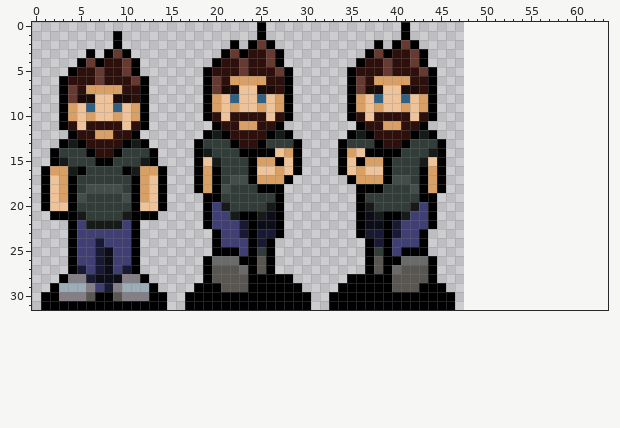
Pixel-art file, stored at assets/images/matt.ase. Above: the version before the commit.
48x32 pixels, 1 frame. The old version is drawn lined up with the new one, on the new canvas.
And afterwards:
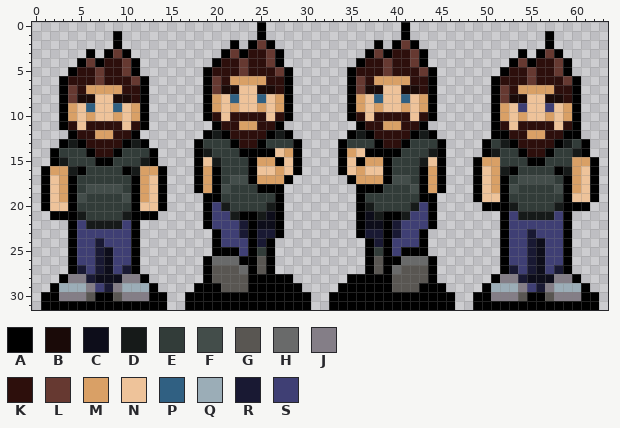
Palette (. is transparent): A #000000  B #1a0a08  C #0d0d1a  D #161a19  E #323c39  F #434d4a  G #595652  H #696a6a  J #847e87  K #2d0f0c  L #663931  M #d9a066  N #eec39a  P #306082  Q #9badb7  R #191933  S #3f3f74
Change:
{"change": "canvas 48x32 -> 64x32"}
{"y":1,"x":57,"old":".","new":"A"}
{"y":2,"x":57,"old":".","new":"A"}
{"y":3,"x":54,"old":".","new":"A"}
{"y":3,"x":56,"old":"...","new":"ALA"}
{"y":4,"x":53,"old":".......","new":"ALAKKLA"}
{"y":5,"x":52,"old":"........","new":"AKKLKKLA"}
{"y":6,"x":51,"old":"..........","new":"AKKKLKKKLA"}
{"y":7,"x":51,"old":"..........","new":"ALKMMMMKKA"}
{"y":8,"x":51,"old":"..........","new":"ALBBNNBBKA"}
{"y":9,"x":51,"old":"..........","new":"AMNSNNSNMA"}
{"y":10,"x":51,"old":"..........","new":"AMNMNNMNMA"}
{"y":11,"x":51,"old":"..........","new":"AKNKKKKNKA"}
{"y":12,"x":51,"old":"..........","new":"AAKKMMKKAA"}
{"y":13,"x":50,"old":"............","new":"AEDAKKKKADEA"}
{"y":14,"x":50,"old":"............","new":"ADEEAKKAEEDA"}
{"y":15,"x":49,"old":"..............","new":"AMMEEEAAEEEMMA"}
{"y":16,"x":49,"old":"..............","new":"ANMDAEEEEADMNA"}
{"y":17,"x":49,"old":"..............","new":"ANMAEFFFFEAMNA"}
{"y":18,"x":49,"old":"..............","new":"ANMAFEEEEFAMNA"}
{"y":19,"x":49,"old":"..............","new":"ANNAEEEEEEANNA"}
{"y":20,"x":50,"old":"............","new":"AAADEEEEDAAA"}
{"y":21,"x":52,"old":"........","new":"ASDDDDSA"}
{"y":22,"x":52,"old":"........","new":"ASSSSSSA"}
{"y":23,"x":52,"old":"........","new":"ASSRSSSA"}
{"y":24,"x":52,"old":"........","new":"ASSRCSSA"}
{"y":25,"x":52,"old":"........","new":"ASSRCSSA"}
{"y":26,"x":52,"old":"........","new":"ASSRCSSA"}
{"y":27,"x":52,"old":"........","new":"ARSRCSRA"}
{"y":28,"x":51,"old":"..........","new":"AJJRCCCJJA"}
{"y":29,"x":50,"old":"............","new":"AQQQJSRJQQQA"}
{"y":30,"x":49,"old":"..............","new":"AAJJJGAAGJJJAA"}
{"y":31,"x":49,"old":"..............","new":"AAAAAAAAAAAAAA"}
